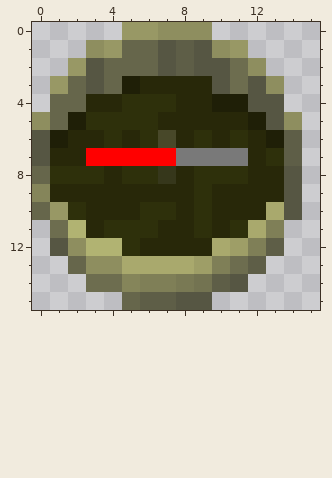
Pixel-art sprite, stored at textures/realcompass_9.png. Above is the file before it was changed.
The file is 16x16 pixels. Colours within 5 levels of each other are drawn and written as one.
After the commit:
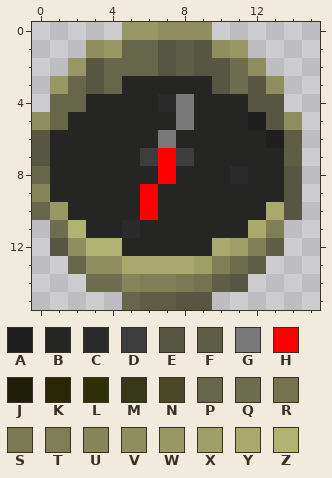
Palette (. is transparent): A #1f1f1f  B #252524  C #2a2a2a  D #3d3d3d  E #565643  F #5e5e47  G #797979  H #ff0000  J #1f1f07  K #282809  L #2e300b  M #36371b  N #484829  P #66664b  Q #6d6d4f  R #737351  S #797954  T #7f7f57  U #85855a  V #8e8e5f  W #989865  X #9e9e67  Y #a9a96d  Z #b1b372
Diff:
@@ x 0..15 @@
  2 ..WEPPPEFEEQV...
- 3 .WPEPJKKKKEQEV..
- 4 .PPKKLLLKKJJEE..
- 5 VPJLLLLKKKKKJEV.
- 6 EJKKLKLNKLKLKJF.
- 7 EKKHHHHHGGGGKLF.
- 8 PLLLKLLMKLLLKKE.
- 9 UKKKKKKKKLKKKKE.
-10 PWLKKKLLKLKKKYE.
-11 .QZKLLLKKLKLYT..
-12 .EVZZLKKKKYXTF..
+ 3 .WPEPBBBBBEQEV..
+ 4 .PPBBBBCGBBBEE..
+ 5 VPBBBBBBGBBBAEV.
+ 6 EBBBBBBGBBBBBAF.
+ 7 EBBBBBDHDBBBBBF.
+ 8 PBBBBBBHBBBCBBE.
+ 9 UBBBBBHBBBBBBBE.
+10 PWBBBBHBBBBBBYE.
+11 .QZBBCBBBBBBYT..
+12 .EVZZBBBBBYXTF..
 13 ..PVVYYYYXTQF...
Changed places in both pictures, as pixel boxes (x1, y1, x2, y2):
changed: (50, 76, 284, 256)
